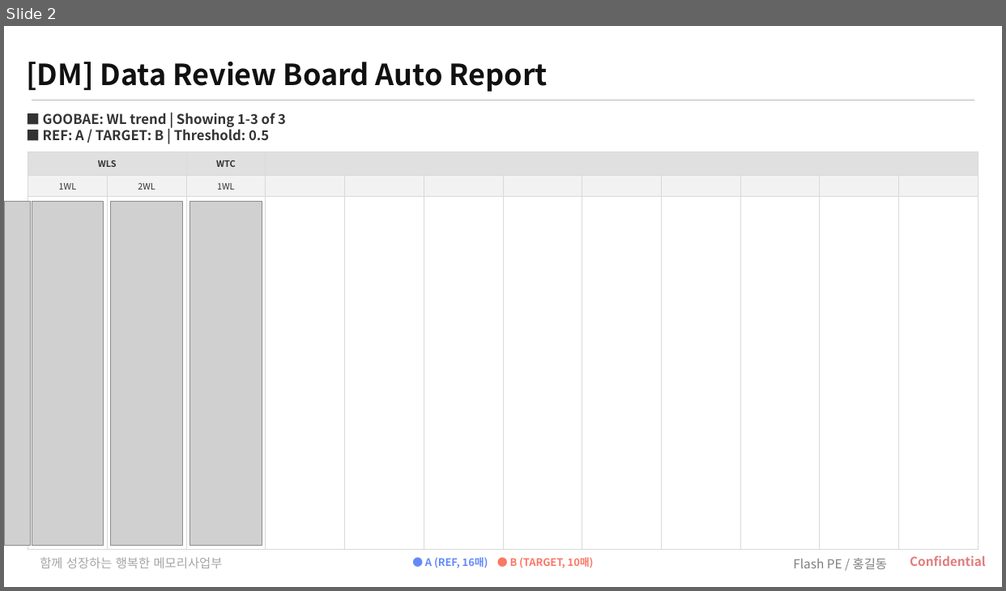
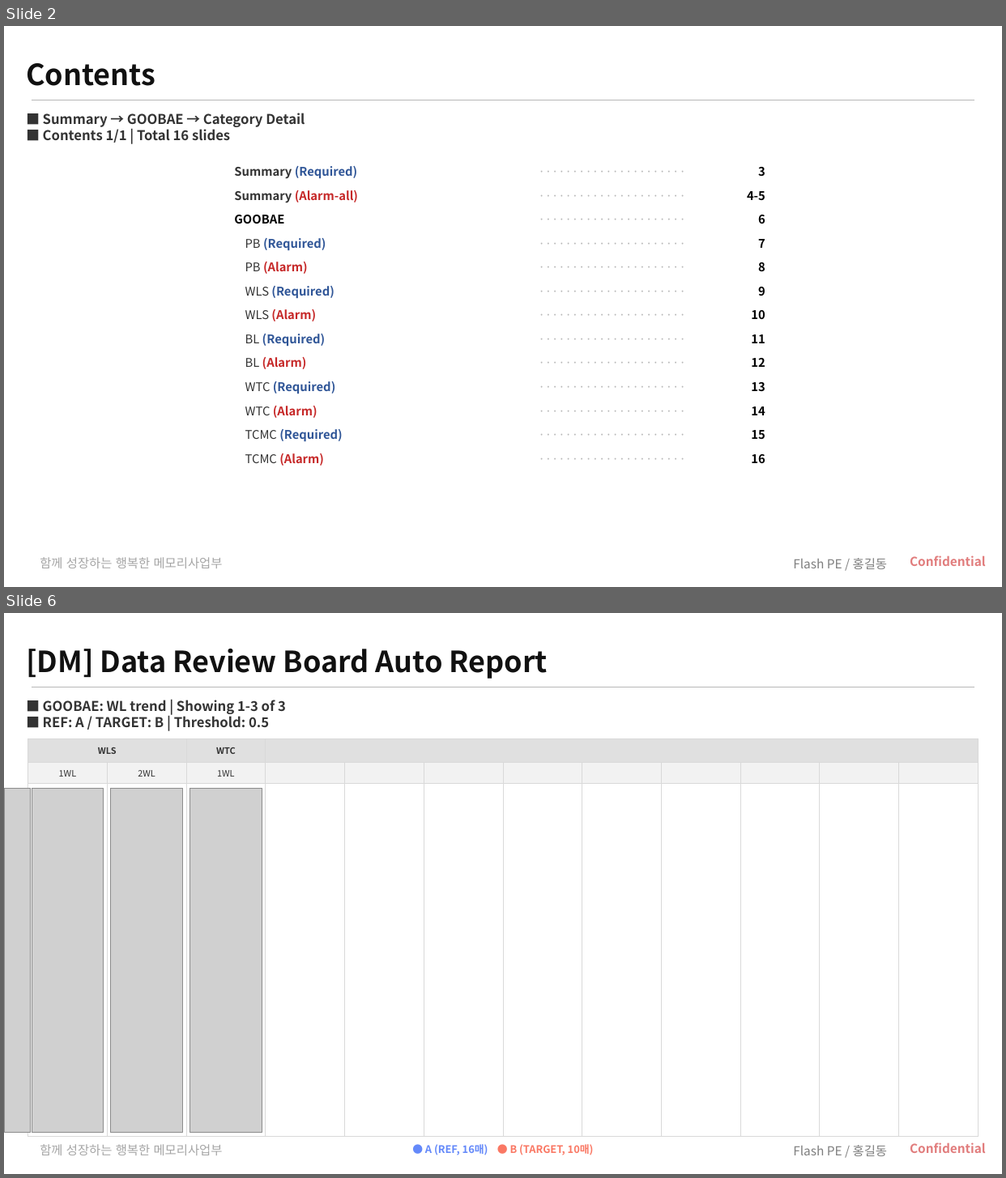
Before and after one commit to parktj4264/DRB-Code, a slide deck: output/sigma_summary_latest.pptx. Shown one above the other, each under a label of ours: slide 2 before the commit, slides 2 and 6 after it; the slides between them are not shown. The pictures are 1006x591 and 1006x1178 pixels, drawn with LibreOffice and Linux fonts; fonts in the diff are those of the drawing; grey boxes stand for pictures; background and template pictures are left out. Boxes give left, top, right and bottom in pixels: in the first picture for what was removed or moved away, otherwise in the second. Text is boxed around its words. In the diff, an @@ line names an element or a change of style, - is before the commit and + after.

```diff
--- a/output/sigma_summary_latest.pptx
+++ b/output/sigma_summary_latest.pptx
@@ slide 2 added at (4, 26, 1002, 587), background #FFFFFF; not listed: 3 template elements that a slide beside it also shows @@
@@ title added at (26, 63, 155, 86), 28 pt, text #111111, bold @@
+Contents
@@ text added at (43, 113, 305, 143), 13 pt, text #333333, bold @@
+■ Summary → GOOBAE → Category Detail
+■ Contents 1/1 | Total 16 slides
@@ table added at (232, 160, 768, 537), 13 rows, 3 columns @@
+Summary (Required) | ······················ | 3
+Summary (Alarm-all) | ······················ | 4-5
+GOOBAE | ······················ | 6
+PB (Required) | ······················ | 7
+PB (Alarm) | ······················ | 8
+WLS (Required) | ······················ | 9
+WLS (Alarm) | ······················ | 10
+BL (Required) | ······················ | 11
+BL (Alarm) | ······················ | 12
+WTC (Required) | ······················ | 13
+WTC (Alarm) | ······················ | 14
+TCMC (Required) | ······················ | 15
+TCMC (Alarm) | ······················ | 16
@@ text added at (793, 558, 887, 570), 12 pt, text #7F7F7F @@
+Flash PE / 홍길동
@@ what was slide 2 is now slide 6 @@
```
Also in this commit, not shown: 5 slides changed, 9 other slides added, 23 other files.
